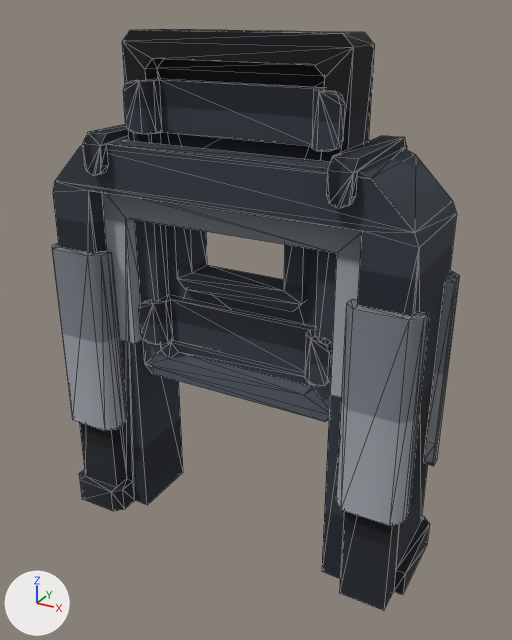
The glTF model static-legacy/assets/3d/models/screen_wide.glb as it was, and as the next commit left it.
Rendered twice from a camera (50 mm lens) standing at (3.51, -6.12, 5.74) and looking at (0.13, 0.02, 2.67). Lighting does not change. The marker at lower left points along +X, +Y and +Z. The older version comes first. Mesh edges are drawn as thin lines. Where no turn or scale is listed for an object, it has been applied to the vertices.

Objects in the first picture: 'door', 'gate-door-window'.
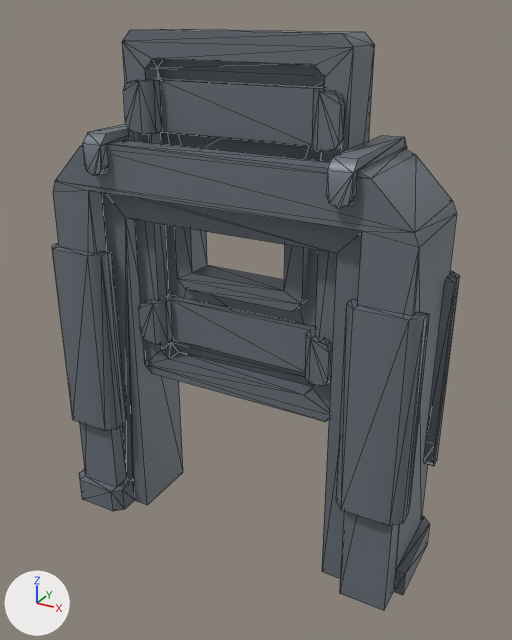
The change, as JSON lines over the scene's bpy script:
```json
{"block": "mat_colormap", "where": "n0 = _N.new('ShaderNodeBsdfPrincipled'); n0.name = 'Principled BSDF'"}
{"op": "add", "block": "mat_colormap", "code": "n0.inputs[0].default_value = (0.165, 0.188, 0.22, 1.0)  # 'Base Color', grey #717881"}
{"op": "add", "block": "mat_colormap", "code": "n0.inputs[1].default_value = 0.22  # 'Metallic'"}
{"op": "set", "path": "n0.inputs[2].default_value", "old": "1.0", "new": "0.48", "note": "'Roughness'"}
{"op": "remove", "block": "mat_colormap", "code": "n2 = _N.new('ShaderNodeTexImage'); n2.name = 'Image Texture'"}
{"op": "remove", "block": "mat_colormap", "code": "n2.image = img_colormap"}
{"op": "remove", "block": "mat_colormap", "code": "n3 = _N.new('ShaderNodeMapping'); n3.name = 'Mapping'"}
{"op": "remove", "block": "mat_colormap", "code": "n4 = _N.new('ShaderNodeUVMap'); n4.name = 'UV Map'"}
{"op": "remove", "block": "mat_colormap", "code": "n4.uv_map = 'UVMap'"}
{"op": "remove", "block": "mat_colormap", "code": "_L.new(n2.outputs[0], n0.inputs[0])  # 'Color' to 'Base Color'"}
{"op": "remove", "block": "mat_colormap", "code": "_L.new(n3.outputs[0], n2.inputs[0])  # 'Vector' to 'Vector'"}
{"op": "remove", "block": "mat_colormap", "code": "_L.new(n4.outputs[0], n3.inputs[0])  # 'UV' to 'Vector'"}
```

Pixel boxes [x1, y1, x2, y2] of what changed, in the pictures (512 x 640 px):
```json
{"object": "gate-door-window", "change": "surface changed", "before": [52, 124, 457, 611], "after": [52, 124, 457, 611]}
{"object": "door", "change": "surface changed", "before": [122, 29, 375, 422], "after": [122, 29, 375, 422], "on screen": "black to grey"}
```
